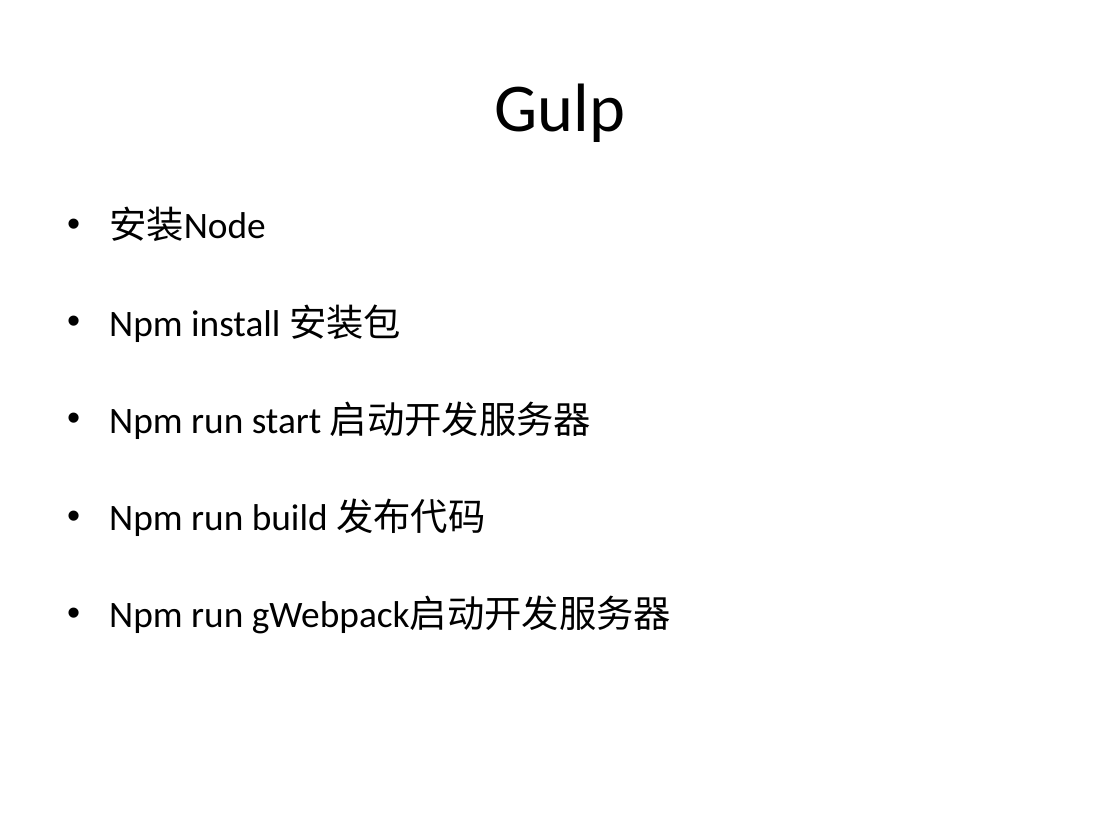
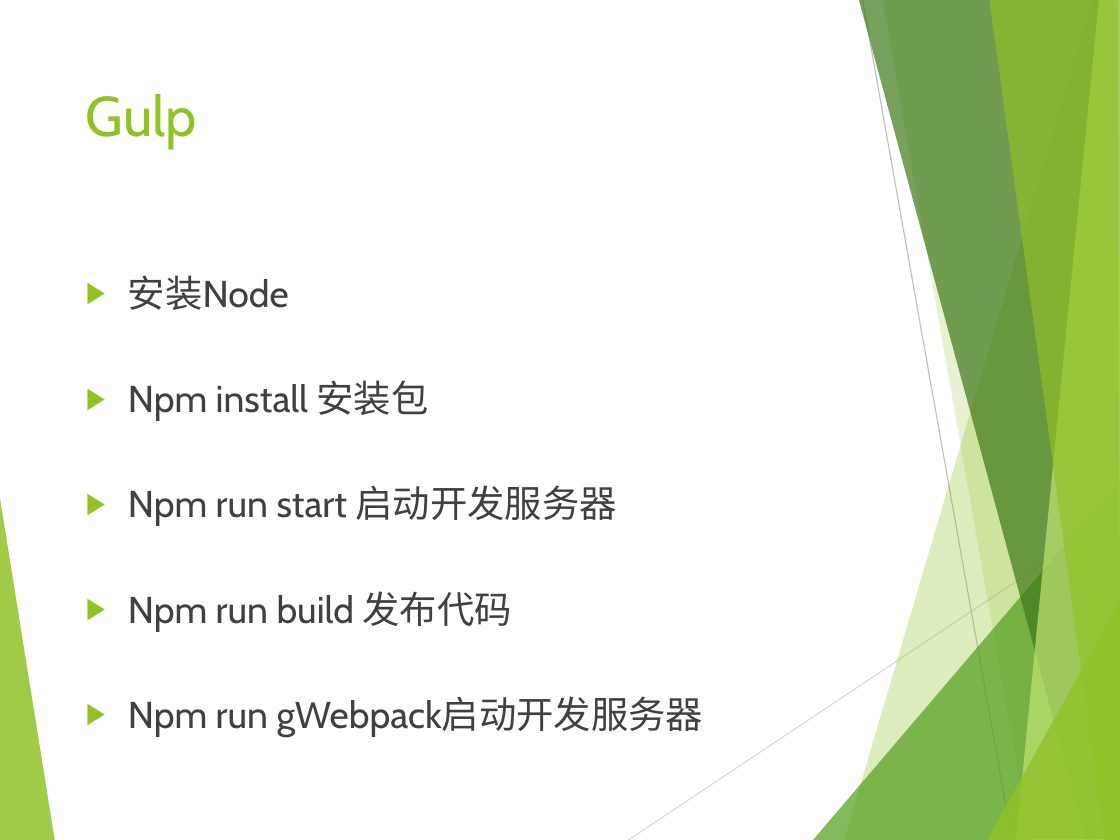
Before and after one commit to chuilee/gulp_webpack_demo, a slide deck: slide 6 of ppt/快速搭建Web服务器.pptx. Drawn at 1120x840 pixels with LibreOffice and Linux fonts; fonts in the diff are those of the drawing. Boxes give left, top, right and bottom in pixels: in the first picture for what was removed or moved away, otherwise in the second. Text is boxed around its words. In the diff, an @@ line names an element or a change of style, - is before the commit and + after.

```diff
--- a/ppt/快速搭建Web服务器.pptx
+++ b/ppt/快速搭建Web服务器.pptx
@@ title "Gulp" moved from (x1=495, y1=83, x2=626, y2=142) to (x1=86, y1=94, x2=197, y2=148) @@
@@ title "Gulp" at (x1=86, y1=94, x2=197, y2=148): size 44 to 36 pt, font Calibri to Cabin, text colour #000000 to #90C226; alignment centre to left; vertical alignment middle to top @@
@@ text "安装Node" moved from (x1=109, y1=206, x2=671, y2=634) to (x1=128, y1=275, x2=704, y2=736) @@
@@ text "安装Node" at (x1=128, y1=275, x2=704, y2=736): font Calibri to Cabin, text colour #000000 to #404040; bullet • to ▶; more space between paragraphs @@
@@ group added at (x1=0, y1=0, x2=1120, y2=840): 8 freeform shapes, 2 lines @@
```
Also in this commit, not shown: 7 other slides changed, 6 other files.
